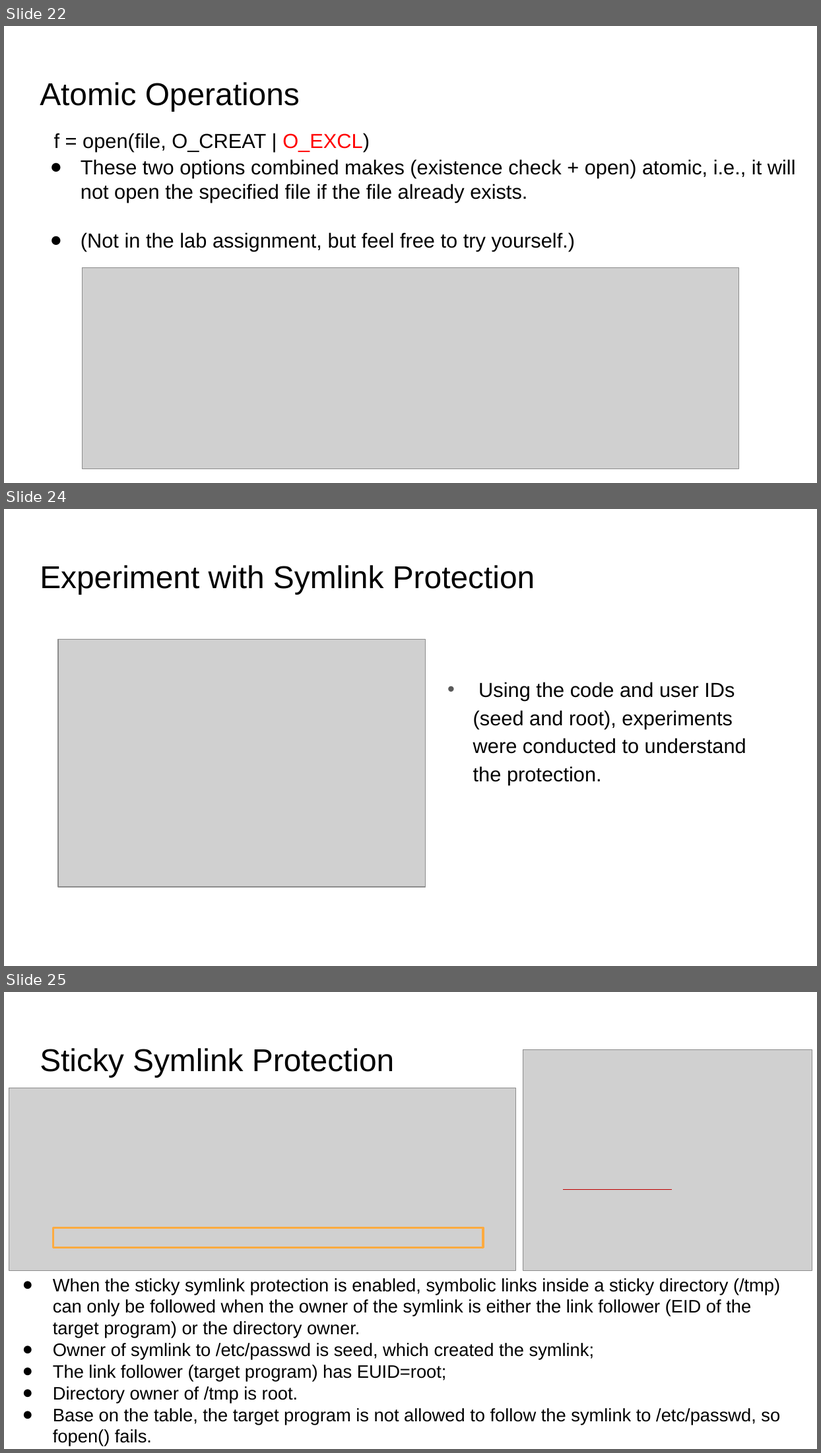
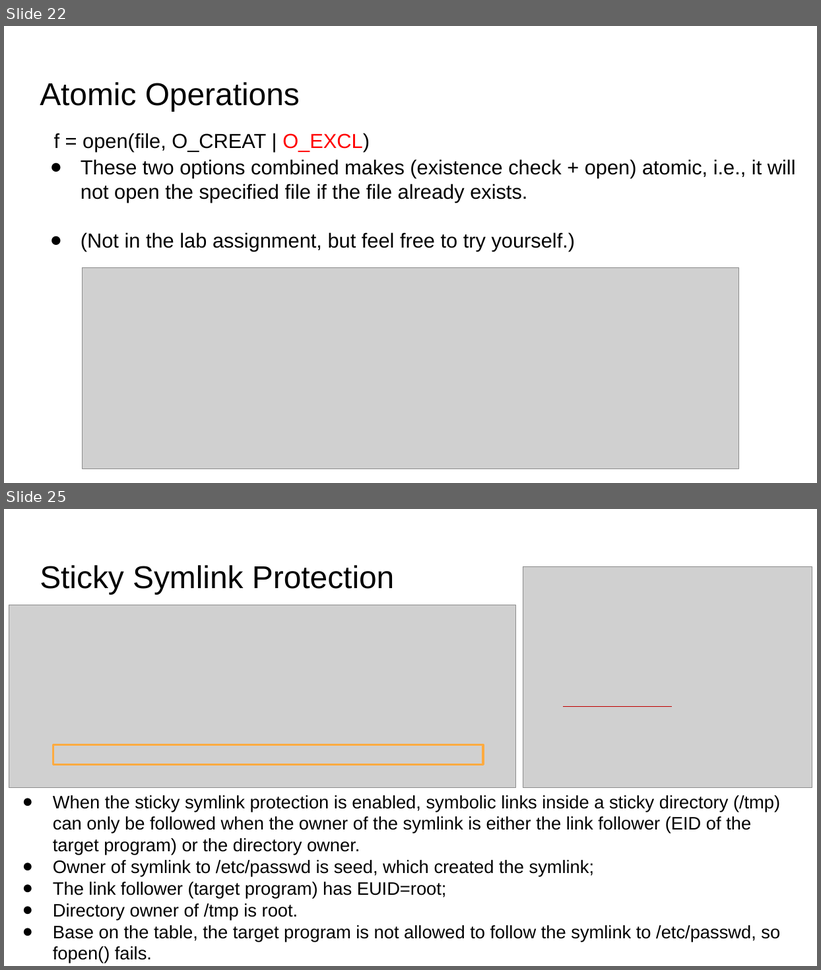
Before and after one commit to gulaoshi/gu.github.io, a slide deck: InfoSec/PPTs/Labs/Lab2-Race_Condition.pptx. Shown one above the other, each under a label of ours: slides 22, 24 and 25 before the commit, slides 22 and 25 after it; the slides between them are not shown. The pictures are 821x1453 and 821x970 pixels, drawn with LibreOffice and Linux fonts; fonts in the diff are those of the drawing; grey boxes stand for pictures. Boxes give left, top, right and bottom in pixels: in the first picture for what was removed or moved away, otherwise in the second. Text is boxed around its words. In the diff, an @@ line names an element or a change of style, - is before the commit and + after.

```diff
--- a/InfoSec/PPTs/Labs/Lab2-Race_Condition.pptx
+++ b/InfoSec/PPTs/Labs/Lab2-Race_Condition.pptx
@@ slide 24 removed at (x1=4, y1=509, x2=817, y2=966), background #FFFFFF @@
@@ title removed at (x1=40, y1=565, x2=535, y2=594) @@
-Experiment with Symlink Protection
@@ picture removed at (x1=59, y1=639, x2=426, y2=887) @@
@@ text removed at (x1=473, y1=682, x2=746, y2=785) @@
-• Using the code and user IDs (seed and root), experiments were conducted to understand the protection.
```
Also in this commit, not shown: 1 slide changed, 1 slide added, 9 other files.
